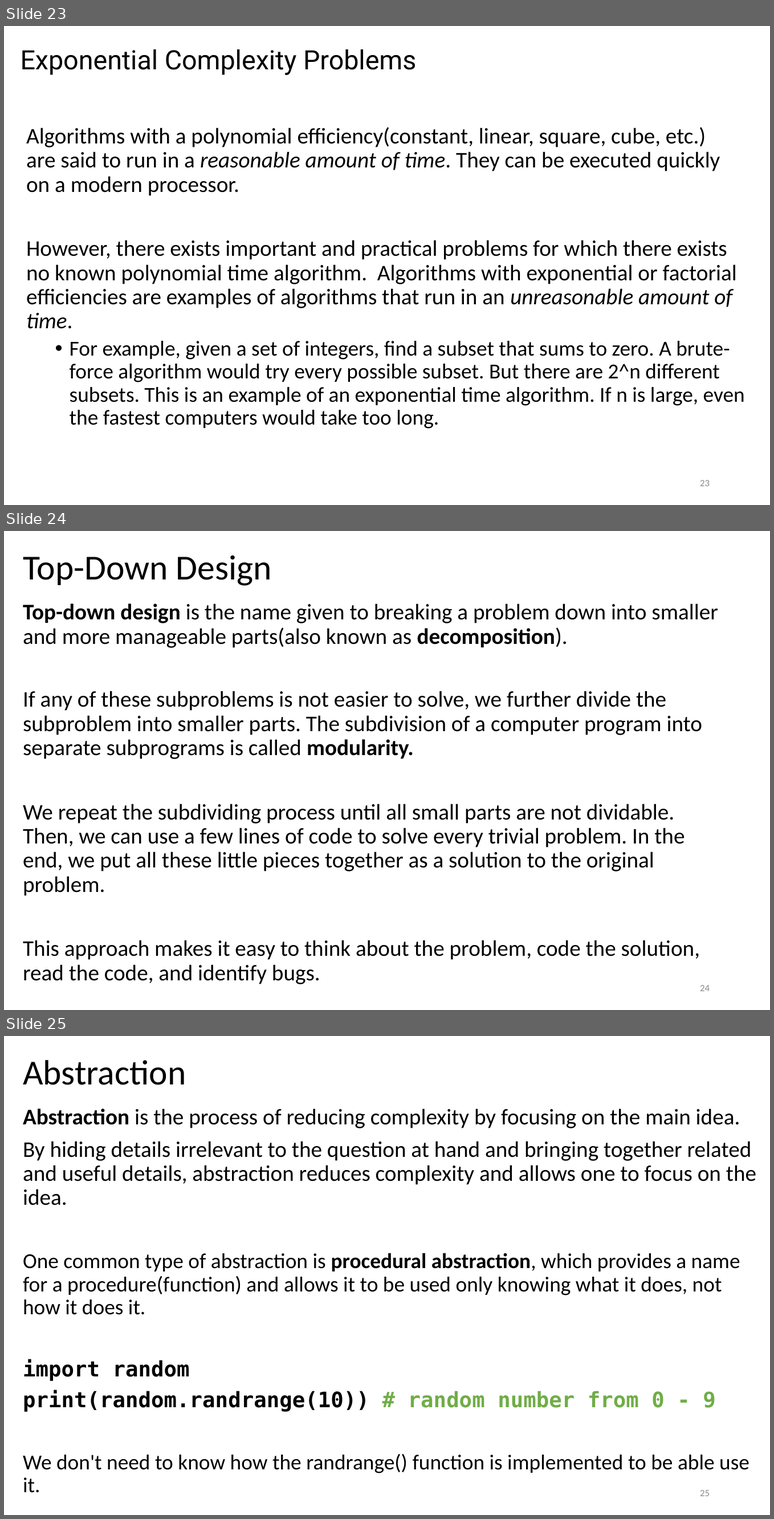
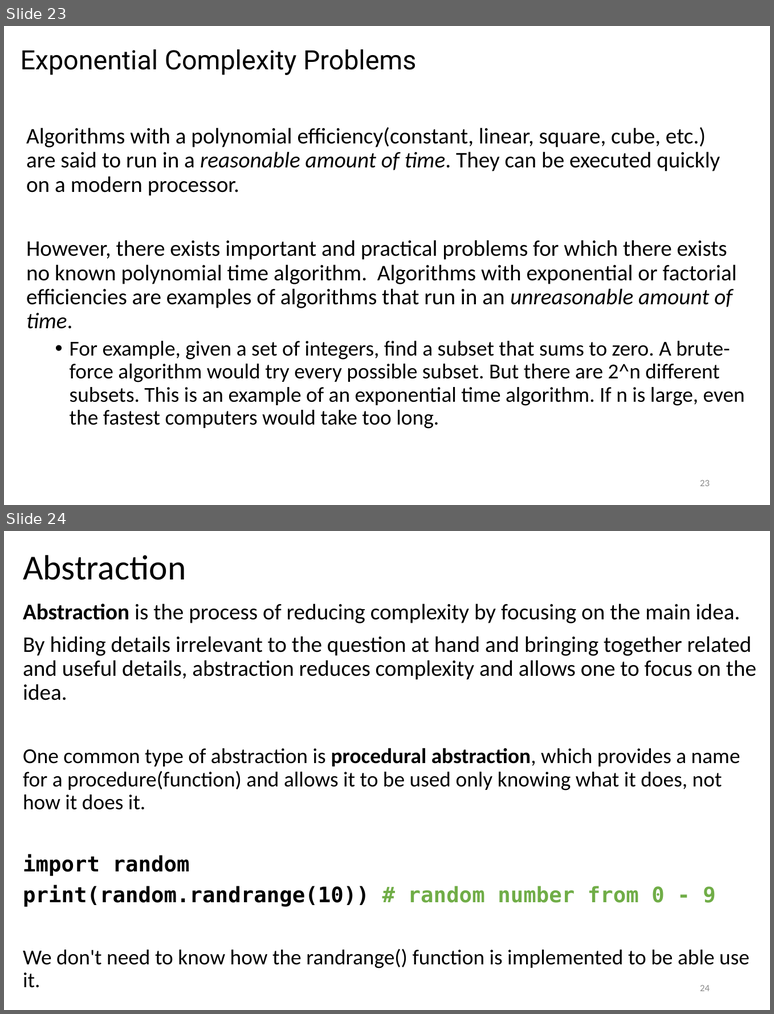
Before and after one commit to LongBaoNguyen/longbaonguyen.github.io, a slide deck: courses/apcsp/lect22.pptx. Shown one above the other, each under a label of ours: slides 23, 24 and 25 before the commit, slides 23 and 24 after it. The pictures are 774x1519 and 774x1014 pixels, drawn with LibreOffice and Linux fonts; fonts in the diff are those of the drawing. Boxes give left, top, right and bottom in pixels: in the first picture for what was removed or moved away, otherwise in the second. Text is boxed around its words. In the diff, an @@ line names an element or a change of style, - is before the commit and + after.

```diff
--- a/courses/apcsp/lect22.pptx
+++ b/courses/apcsp/lect22.pptx
@@ slide 24 removed at (4, 531, 770, 1010), background #FFFFFF @@
@@ title removed at (23, 555, 272, 586) @@
-Top-Down Design
@@ text removed at (23, 603, 718, 984) @@
-Top-down design is the name given to breaking a problem down into smaller and more manageable parts(also known as decomposition).
-If any of these subproblems is not easier to solve, we further divide the subproblem into smaller parts. The subdivision of a computer program into separate subprograms is called modularity.
-We repeat the subdividing process until all small parts are not dividable. Then, we can use a few lines of code to solve every trivial problem. In the end, we put all these little pieces together as a solution to the original problem.
-This approach makes it easy to think about the problem, code the solution, read the code, and identify bugs.
@@ page number removed at (700, 985, 710, 991) @@
-24
@@ what was slide 25 is now slide 24 @@
@@ page number at (700, 985, 710, 991): text changed @@
-25
+24
```
Also in this commit, not shown: 4 other slides removed, 1 other file.
